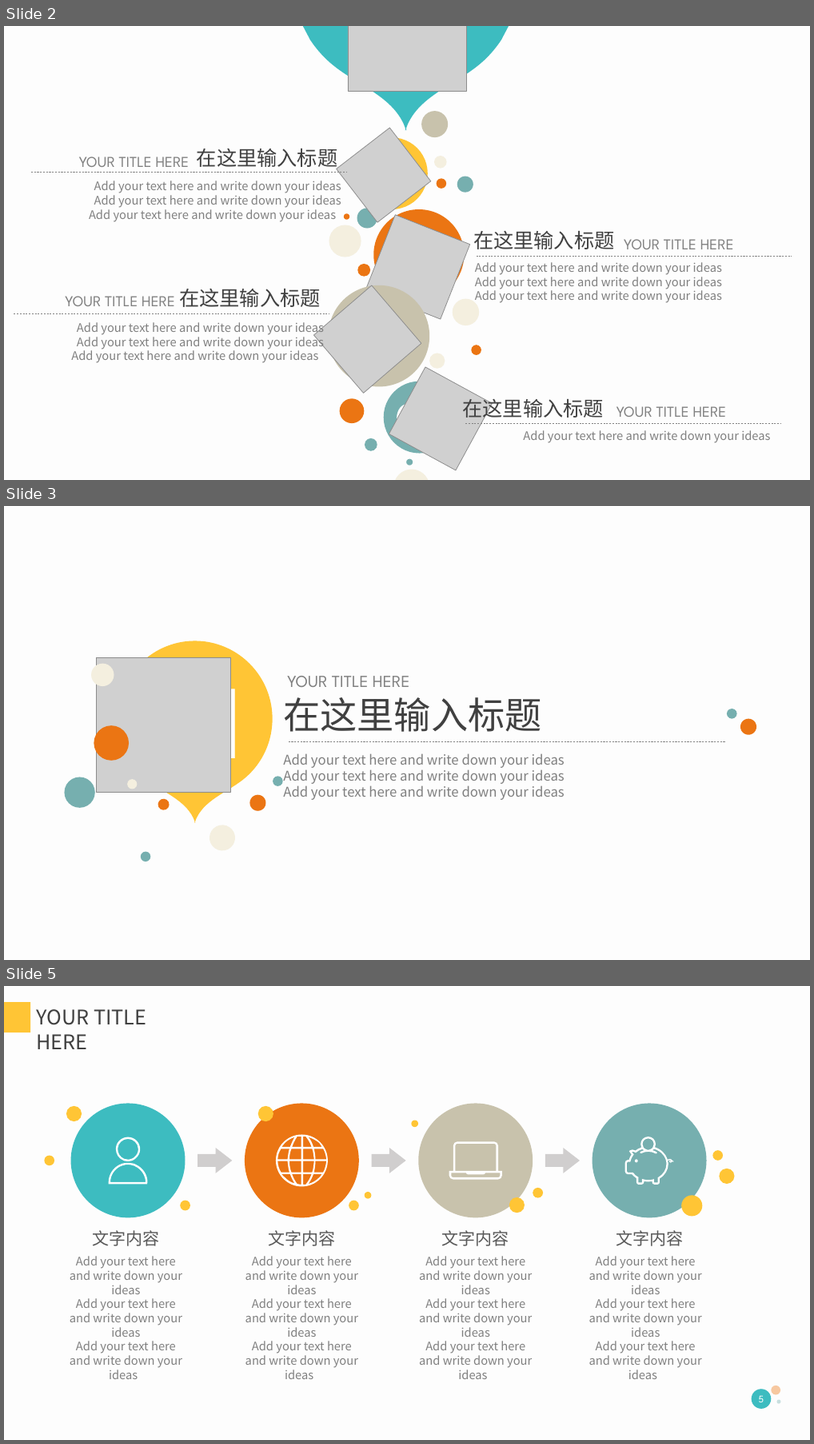
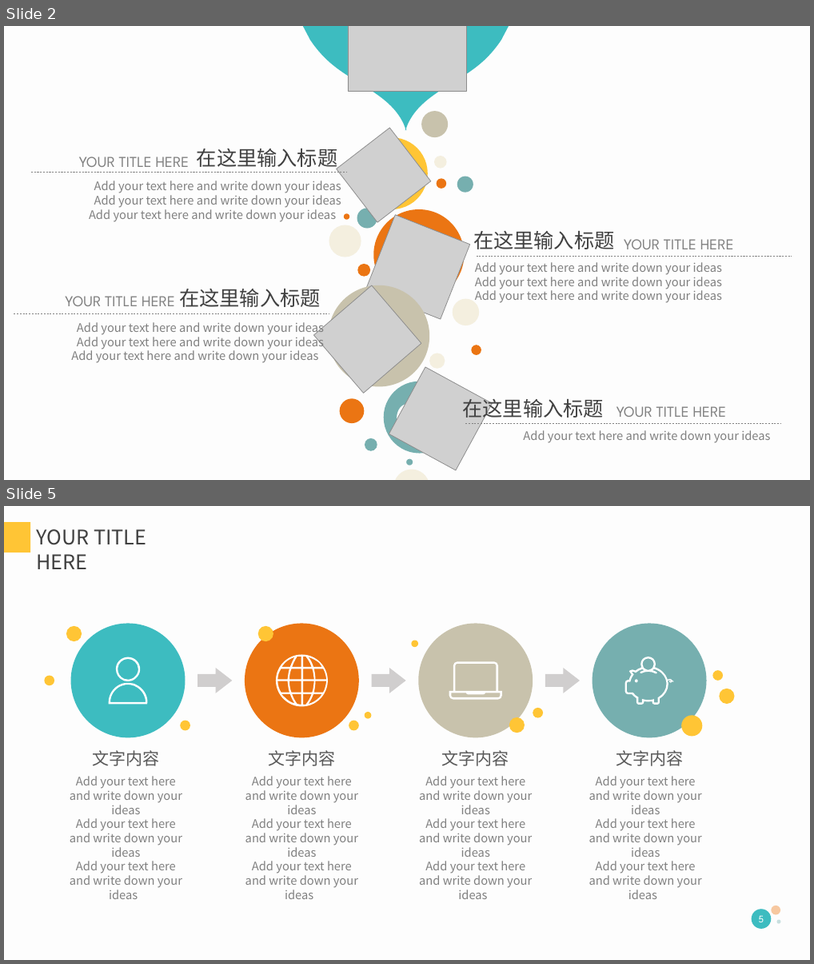
Before and after one commit to DanielDFY/HollowKnight, a slide deck: 项目报告pre.pptx. Shown one above the other, each under a label of ours: slides 2, 3 and 5 before the commit, slides 2 and 5 after it; the slides between them are not shown. The pictures are 814x1444 and 814x964 pixels, drawn with LibreOffice and Linux fonts; fonts in the diff are those of the drawing; grey boxes stand for pictures. Boxes give left, top, right and bottom in pixels: in the first picture for what was removed or moved away, otherwise in the second. Text is boxed around its words. In the diff, an @@ line names an element or a change of style, - is before the commit and + after.

```diff
--- a/项目报告pre.pptx
+++ b/项目报告pre.pptx
@@ slide 3 removed at <box>4,506,810,960</box>, background #FDFDFD @@
@@ freeform shape removed at <box>85,608,305,828</box> @@
@@ ellipse removed at <box>91,664,114,686</box> @@
@@ picture removed at <box>97,657,231,792</box> @@
@@ text removed at <box>151,653,244,789</box> @@
-01
@@ ellipse removed at <box>727,708,738,719</box> @@
@@ ellipse removed at <box>741,718,757,735</box> @@
@@ ellipse removed at <box>94,725,130,760</box> @@
@@ group removed at <box>283,676,726,800</box>: 3 texts, 1 line @@
-在这里输入标题
-YOUR TITLE HERE
-Add your text here and write down your ideas
-Add your text here and write down your ideas
-Add your text here and write down your ideas
@@ ellipse removed at <box>65,777,95,808</box> @@
@@ ellipse removed at <box>127,779,137,788</box> @@
@@ ellipse removed at <box>274,776,283,786</box> @@
@@ ellipse removed at <box>158,799,170,811</box> @@
@@ ellipse removed at <box>250,795,266,811</box> @@
@@ ellipse removed at <box>209,824,236,851</box> @@
@@ ellipse removed at <box>141,852,151,862</box> @@
```
Also in this commit, not shown: 1 slide changed, 1 slide added, 1 other slide removed.
